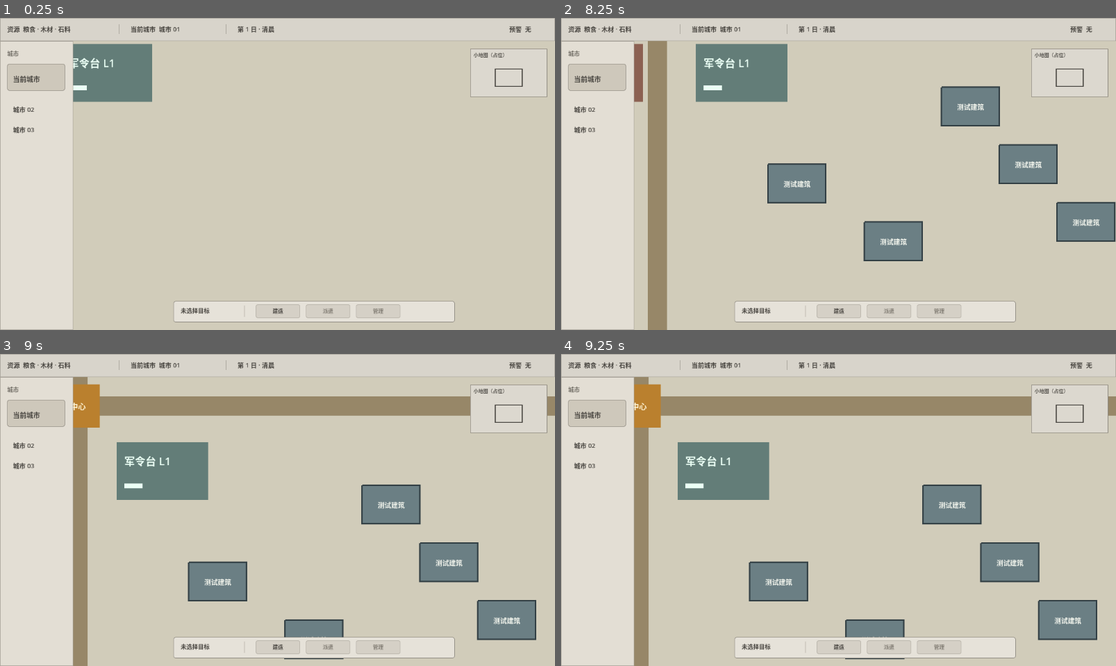
Above: before the commit, frames 1-4 (two rows, left to right).
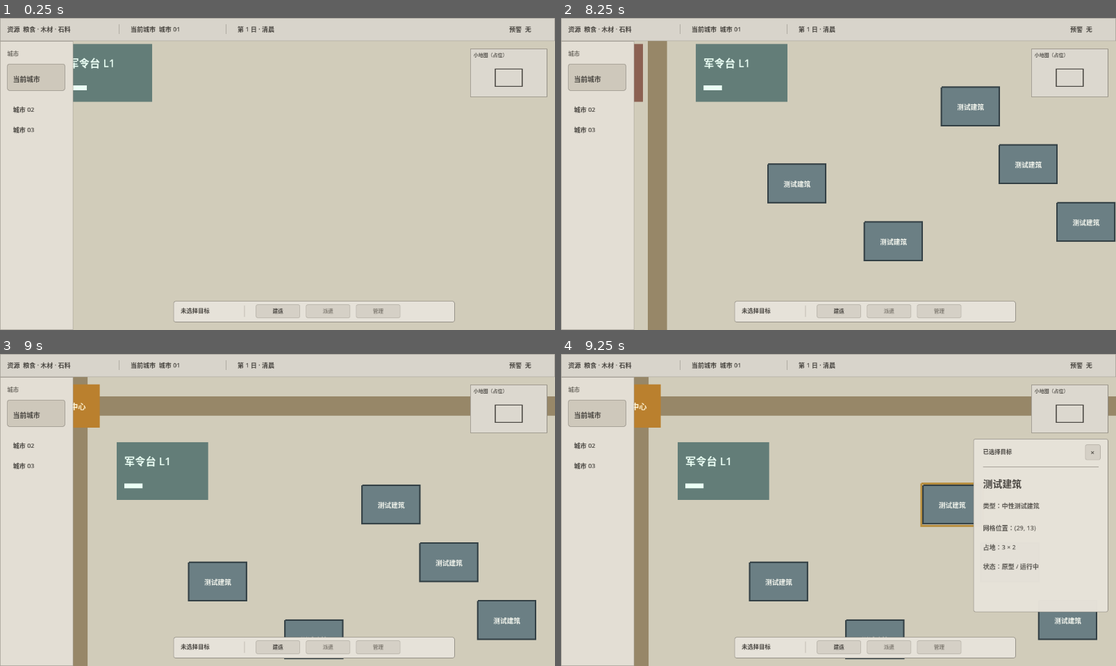
Above: after the commit, the same moments.

Repository: dodabojcuk-sys/Peace-Under-Heaven
Game: Godot game, scene res://scenes/blank_map.tscn
Two runs of this game, one before a commit and one after it. Both use one fixed random seed, a clock stepped at 60 frames per second and the inputs below.
Inputs (mouse positions are in pixels of both pictures, inside the frame that each line leads up to):
- Up to frame 1 (0.25 s): no input
- Up to frame 2 (8.25 s): click "建造" at 0.5 s; click "建造" at 1.25 s; click "建造" at 2 s; tap Enter at 2.75, 4.25, 5.75 s; move the mouse to (960, 158) at 2.77 s; click (960, 158) at 2.92 s; tap Space at 3.5, 5, 7.25 s; drag from (727, 189) to (810, 236) at 3.52 s; move the mouse to (894, 105) at 4.27 s; click (894, 105) at 4.42 s; drag from (810, 236) to (672, 127) at 5.02 s; move the mouse to (1005, 220) at 5.77 s; click (1005, 220) at 5.92 s; tap Escape at 6.4 s; drag from (672, 127) to (755, 96) at 6.52 s; move the mouse to (866, 174) at 7.27 s; click (866, 174) at 7.42 s; drag from (755, 96) to (727, 189) at 8.02 s
- Up to frame 3 (9 s): move the mouse to (399, 494) at 8.77 s; click (399, 494) at 8.92 s
- Up to frame 4 (9.25 s): no input

Frames 1-3 are identical in both runs. In frame 4, 13% of the frame differs, in the area x 64-99%, y 27-83%.

Commit message:
feat: add building selection detail panel prototype

Diff:
--- a/scenes/blank_map.tscn
+++ b/scenes/blank_map.tscn
@@ -1,7 +1,8 @@
-[gd_scene load_steps=10 format=3 uid="uid://blankmap00"]
+[gd_scene load_steps=12 format=3 uid="uid://blankmap00"]
 
 [ext_resource type="Script" path="res://scripts/map_pan_controller.gd" id="1_map_pan"]
 [ext_resource type="Script" path="res://scripts/construction_controller.gd" id="2_construction"]
+[ext_resource type="Script" path="res://scripts/building_selection_controller.gd" id="3_selection"]
 
 [sub_resource type="StyleBoxFlat" id="StyleBoxFlat_top_bar"]
 bg_color = Color(0.847059, 0.831373, 0.796078, 1)
@@ -71,6 +72,18 @@
 corner_radius_bottom_right = 3
 corner_radius_bottom_left = 3
 
+[sub_resource type="StyleBoxFlat" id="StyleBoxFlat_detail_panel"]
+bg_color = Color(0.901961, 0.886275, 0.85098, 0.98)
+border_width_left = 1
+border_width_top = 1
+border_width_right = 1
+border_width_bottom = 1
+border_color = Color(0.552941, 0.533333, 0.498039, 1)
+corner_radius_top_left = 4
+corner_radius_top_right = 4
+corner_radius_bottom_right = 4
+corner_radius_bottom_left = 4
+
 [node name="BlankMapRoot" type="Node2D"]
 script = ExtResource("1_map_pan")
 
@@ -82,6 +95,9 @@
 
 [node name="ConstructionController" type="Node" parent="."]
 script = ExtResource("2_construction")
+
+[node name="BuildingSelectionController" type="Node" parent="."]
+script = ExtResource("3_selection")
 
 [node name="MapBoard" type="ColorRect" parent="MapWorld"]
 layout_mode = 0
@@ -379,8 +395,15 @@
 
 [node name="PlacedBuildings" type="Node2D" parent="MapWorld/ConstructionLayer"]
 
+[node name="SelectionOutline" type="Line2D" parent="MapWorld/ConstructionLayer"]
+visible = false
+z_index = 1
+width = 4.0
+default_color = Color(0.72, 0.56, 0.25, 1)
+
 [node name="ConstructionPreview" type="Node2D" parent="MapWorld/ConstructionLayer"]
 visible = false
+z_index = 2
 
 [node name="Body" type="Polygon2D" parent="MapWorld/ConstructionLayer/ConstructionPreview"]
 polygon = PackedVector2Array(0, 0, 120, 0, 120, 80, 0, 80)
@@ -572,6 +595,110 @@
 mouse_filter = 2
 theme_override_styles/panel = SubResource("StyleBoxFlat_minimap_viewport")
 
+[node name="BuildingDetailPanel" type="Panel" parent="UI/Shell"]
+visible = false
+layout_mode = 1
+anchors_preset = 1
+anchor_left = 1.0
+anchor_right = 1.0
+offset_left = -296.0
+offset_top = 176.0
+offset_right = -16.0
+offset_bottom = 536.0
+grow_horizontal = 0
+mouse_filter = 0
+theme_override_styles/panel = SubResource("StyleBoxFlat_detail_panel")
+
+[node name="PanelTitle" type="Label" parent="UI/Shell/BuildingDetailPanel"]
+layout_mode = 0
+offset_left = 20.0
+offset_top = 18.0
+offset_right = 190.0
+offset_bottom = 41.0
+mouse_filter = 2
+theme_override_colors/font_color = Color(0.286275, 0.27451, 0.254902, 1)
+theme_override_font_sizes/font_size = 12
+text = "已选择目标"
+
+[node name="CloseButton" type="Button" parent="UI/Shell/BuildingDetailPanel"]
+layout_mode = 0
+offset_left = 232.0
+offset_top = 12.0
+offset_right = 264.0
+offset_bottom = 44.0
+focus_mode = 0
+mouse_default_cursor_shape = 2
+theme_override_colors/font_color = Color(0.286275, 0.27451, 0.254902, 1)
+theme_override_font_sizes/font_size = 15
+theme_override_styles/normal = SubResource("StyleBoxFlat_disabled_action")
+theme_override_styles/hover = SubResource("StyleBoxFlat_current_city")
+theme_override_styles/pressed = SubResource("StyleBoxFlat_current_city")
+text = "×"
+
+[node name="Divider" type="ColorRect" parent="UI/Shell/BuildingDetailPanel"]
+layout_mode = 0
+offset_left = 20.0
+offset_top = 58.0
+offset_right = 260.0
+offset_bottom = 59.0
+mouse_filter = 2
+color = Color(0.65098, 0.631373, 0.596078, 1)
+
+[node name="TargetName" type="Label" parent="UI/Shell/BuildingDetailPanel"]
+layout_mode = 0
+offset_left = 20.0
+offset_top = 78.0
+offset_right = 250.0
+offset_bottom = 108.0
+mouse_filter = 2
+theme_override_colors/font_color = Color(0.286275, 0.27451, 0.254902, 1)
+theme_override_font_sizes/font_size = 20
+text = "测试建筑"
+
+[node name="TargetType" type="Label" parent="UI/Shell/BuildingDetailPanel"]
+layout_mode = 0
+offset_left = 20.0
+offset_top = 128.0
+offset_right = 250.0
+offset_bottom = 150.0
+mouse_filter = 2
+theme_override_colors/font_color = Color(0.364706, 0.352941, 0.329412, 1)
+theme_override_font_sizes/font_size = 13
+text = "类型：中性测试建筑"
+
+[node name="GridPosition" type="Label" parent="UI/Shell/BuildingDetailPanel"]
+layout_mode = 0
+offset_left = 20.0
+offset_top = 174.0
+offset_right = 250.0
+offset_bottom = 196.0
+mouse_filter = 2
+theme_override_colors/font_color = Color(0.364706, 0.352941, 0.329412, 1)
+theme_override_font_sizes/font_size = 13
+text = "网格位置：(0, 0)"
+
+[node name="Footprint" type="Label" parent="UI/Shell/BuildingDetailPanel"]
+layout_mode = 0
+offset_left = 20.0
+offset_top = 214.0
+offset_right = 250.0
+offset_bottom = 236.0
+mouse_filter = 2
+theme_override_colors/font_color = Color(0.364706, 0.352941, 0.329412, 1)
+theme_override_font_sizes/font_size = 13
+text = "占地：3 × 2"
+
+[node name="PrototypeStatus" type="Label" parent="UI/Shell/BuildingDetailPanel"]
+layout_mode = 0
+offset_left = 20.0
+offset_top = 254.0
+offset_right = 250.0
+offset_bottom = 276.0
+mouse_filter = 2
+theme_override_colors/font_color = Color(0.364706, 0.352941, 0.329412, 1)
+theme_override_font_sizes/font_size = 13
+text = "状态：原型 / 运行中"
+
 [node name="ContextBar" type="Panel" parent="UI/Shell"]
 layout_mode = 0
 offset_left = 360.0
--- /dev/null
+++ b/scripts/building_selection_controller.gd
@@ -0,0 +1,152 @@
+extends Node
+
+
+const SELECTION_OUTLINE_MARGIN := 4.0
+
+@onready var map_world: Node2D = $"../MapWorld"
+@onready var placed_buildings: Node2D = $"../MapWorld/ConstructionLayer/PlacedBuildings"
+@onready var selection_outline: Line2D = $"../MapWorld/ConstructionLayer/SelectionOutline"
+@onready var detail_panel: Panel = $"../UI/Shell/BuildingDetailPanel"
+@onready var target_name: Label = $"../UI/Shell/BuildingDetailPanel/TargetName"
+@onready var target_type: Label = $"../UI/Shell/BuildingDetailPanel/TargetType"
+@onready var grid_position: Label = $"../UI/Shell/BuildingDetailPanel/GridPosition"
+@onready var footprint: Label = $"../UI/Shell/BuildingDetailPanel/Footprint"
+@onready var prototype_status: Label = $"../UI/Shell/BuildingDetailPanel/PrototypeStatus"
+@onready var close_button: Button = $"../UI/Shell/BuildingDetailPanel/CloseButton"
+@onready var top_status_bar: Control = $"../UI/Shell/TopStatusBar"
+@onready var city_bar: Control = $"../UI/Shell/CityBar"
+@onready var minimap_placeholder: Control = $"../UI/Shell/MinimapPlaceholder"
+@onready var context_bar: Control = $"../UI/Shell/ContextBar"
+
+var selected_building: Node2D = null
+
+
+func _ready() -> void:
+	close_button.pressed.connect(clear_selection)
+	clear_selection()
+
+
+func handle_map_click(screen_position: Vector2) -> void:
+	if is_screen_point_blocked(screen_position):
+		return
+
+	var building := get_building_at_screen_position(screen_position)
+	if building == null:
+		clear_selection()
+	else:
+		select_building(building)
+
+
+func select_building(building: Node2D) -> void:
+	if not is_instance_valid(building) or not building.is_inside_tree():
+		clear_selection()
+		return
+
+	if selected_building != building:
+		_disconnect_selected_building()
+	selected_building = building
+	if not selected_building.tree_exited.is_connected(_on_selected_building_tree_exited):
+		selected_building.tree_exited.connect(_on_selected_building_tree_exited)
+	_refresh_selection_outline()
+	_refresh_detail_panel()
+
+
+func clear_selection() -> void:
+	_disconnect_selected_building()
+	selected_building = null
+	selection_outline.visible = false
+	detail_panel.visible = false
+
+
+func has_selection() -> bool:
+	return is_instance_valid(selected_building)
+
+
+func get_building_at_screen_position(screen_position: Vector2) -> Node2D:
+	var map_local_position := (
+		map_world.get_global_transform_with_canvas().affine_inverse()
+		* screen_position
+	)
+	var map_global_position := map_world.to_global(map_local_position)
+
+	for index in range(placed_buildings.get_child_count() - 1, -1, -1):
+		var building := placed_buildings.get_child(index) as Node2D
+		if building == null or not building.has_meta("selection_bounds"):
+			continue
+
+		var selection_bounds: Rect2 = building.get_meta("selection_bounds")
+		var building_local_position := building.to_local(map_global_position)
+		if selection_bounds.has_point(building_local_position):
+			return building
+
+	return null
+
+
+func is_detail_panel_point(screen_position: Vector2) -> bool:
+	return (
+		detail_panel.is_visible_in_tree()
+		and detail_panel.get_global_rect().has_point(screen_position)
+	)
+
+
+func is_screen_point_blocked(screen_position: Vector2) -> bool:
+	for ui_control in _get_ui_occlusion_controls():
+		if (
+			ui_control.is_visible_in_tree()
+			and ui_control.get_global_rect().has_point(screen_position)
+		):
+			return true
+	return false
+
+
+func _refresh_selection_outline() -> void:
+	var selection_bounds: Rect2 = selected_building.get_meta("selection_bounds")
+	var expanded_bounds := selection_bounds.grow(SELECTION_OUTLINE_MARGIN)
+	selection_outline.points = PackedVector2Array([
+		expanded_bounds.position,
+		Vector2(expanded_bounds.end.x, expanded_bounds.position.y),
+		expanded_bounds.end,
+		Vector2(expanded_bounds.position.x, expanded_bounds.end.y),
+		expanded_bounds.position,
+	])
+	selection_outline.global_transform = selected_building.global_transform
+	selection_outline.visible = true
+
+
+func _refresh_detail_panel() -> void:
+	var origin_cell: Vector2i = selected_building.get_meta("origin_cell")
+	var footprint_cells: Vector2i = selected_building.get_meta("footprint_cells")
+	target_name.text = str(selected_building.get_meta("display_name", "测试建筑"))
+	target_type.text = "类型：%s" % str(
+		selected_building.get_meta("building_type", "中性测试建筑")
+	)
+	grid_position.text = "网格位置：(%d, %d)" % [origin_cell.x, origin_cell.y]
+	footprint.text = "占地：%d × %d" % [footprint_cells.x, footprint_cells.y]
+	prototype_status.text = "状态：%s" % str(
+		selected_building.get_meta("prototype_status", "原型 / 运行中")
+	)
+	detail_panel.visible = true
+
+
+func _get_ui_occlusion_controls() -> Array[Control]:
+	return [
+		top_status_bar,
+		city_bar,
+		minimap_placeholder,
+		context_bar,
+		detail_panel,
+	]
+
+
+func _disconnect_selected_building() -> void:
+	if (
+		is_instance_valid(selected_building)
+		and selected_building.tree_exited.is_connected(_on_selected_building_tree_exited)
+	):
+		selected_building.tree_exited.disconnect(_on_selected_building_tree_exited)
+
+
+func _on_selected_building_tree_exited() -> void:
+	selected_building = null
+	selection_outline.visible = false
+	detail_panel.visible = false
--- a/scripts/construction_controller.gd
+++ b/scripts/construction_controller.gd
@@ -43,6 +43,7 @@
 @onready var city_bar: Control = $"../UI/Shell/CityBar"
 @onready var minimap_placeholder: Control = $"../UI/Shell/MinimapPlaceholder"
 @onready var context_bar: Control = $"../UI/Shell/ContextBar"
+@onready var building_detail_panel: Control = $"../UI/Shell/BuildingDetailPanel"
 
 var state := ConstructionState.IDLE
 var preview_origin_cell := Vector2i.ZERO
@@ -226,6 +227,7 @@
 		city_bar,
 		minimap_placeholder,
 		context_bar,
+		building_detail_panel,
 	]
 
 
@@ -245,8 +247,13 @@
 	var building := Node2D.new()
 	building.name = "TestBuilding%03d" % placement_id
 	building.position = cell_to_map_local(origin_cell)
+	building.set_meta("placement_id", placement_id)
 	building.set_meta("origin_cell", origin_cell)
 	building.set_meta("footprint_cells", TEST_BUILDING_FOOTPRINT)
+	building.set_meta("selection_bounds", Rect2(Vector2.ZERO, TEST_BUILDING_WORLD_SIZE))
+	building.set_meta("display_name", "测试建筑")
+	building.set_meta("building_type", "中性测试建筑")
+	building.set_meta("prototype_status", "原型 / 运行中")
 
 	var body := Polygon2D.new()
 	body.name = "Body"
--- a/scripts/map_pan_controller.gd
+++ b/scripts/map_pan_controller.gd
@@ -9,6 +9,7 @@
 @onready var camera: Camera2D = $Camera2D
 @onready var map_board: Control = $MapWorld/MapBoard
 @onready var construction_controller: Node = $ConstructionController
+@onready var building_selection_controller: Node = $BuildingSelectionController
 
 var active_drag_button: int = -1
 var last_pointer_screen := Vector2.ZERO
@@ -27,7 +28,18 @@
 		_handle_construction_input(event)
 		return
 
+	if event is InputEventKey:
+		if event.pressed and not event.echo and event.keycode == KEY_ESCAPE:
+			building_selection_controller.clear_selection()
+			get_viewport().set_input_as_handled()
+		return
+
 	if event is InputEventMouseButton:
+		if (
+			event.pressed
+			and building_selection_controller.is_detail_panel_point(event.position)
+		):
+			return
 		if event.button_index == MOUSE_BUTTON_WHEEL_UP or event.button_index == MOUSE_BUTTON_WHEEL_DOWN:
 			_handle_zoom(event)
 		else:
@@ -79,7 +91,14 @@
 		pending_drag_delta = Vector2.ZERO
 		is_dragging = false
 	elif event.button_index == active_drag_button:
+		var is_map_click := (
+			event.button_index == MOUSE_BUTTON_LEFT
+			and not is_dragging
+			and pending_drag_delta.length() < DRAG_THRESHOLD
+		)
 		_stop_drag()
+		if is_map_click:
+			building_selection_controller.handle_map_click(event.position)
 
 
 func _handle_drag_motion(event: InputEventMouseMotion) -> void:
@@ -133,6 +152,7 @@
 
 func _on_construction_placing_started() -> void:
 	_stop_drag()
+	building_selection_controller.clear_selection()
 
 
 func _clamp_camera() -> void:
--- /dev/null
+++ b/tests/run_building_selection_smoke.gd
@@ -0,0 +1,302 @@
+extends SceneTree
+
+
+var failures: Array[String] = []
+
+
+func _initialize() -> void:
+	call_deferred("_run")
+
+
+func _run() -> void:
+	root.size = Vector2i(1152, 648)
+	var packed_scene := load("res://scenes/blank_map.tscn") as PackedScene
+	_check(packed_scene != null, "主场景可以加载")
+	if packed_scene == null:
+		_finish()
+		return
+
+	var scene := packed_scene.instantiate()
+	root.add_child(scene)
+	await process_frame
+	await process_frame
+
+	var construction: Node = scene.get_node("ConstructionController")
+	var selection: Node = scene.get_node("BuildingSelectionController")
+	var camera: Camera2D = scene.get_node("Camera2D")
+	var placed_buildings: Node2D = scene.get_node(
+		"MapWorld/ConstructionLayer/PlacedBuildings"
+	)
+	var selection_outline: Line2D = scene.get_node(
+		"MapWorld/ConstructionLayer/SelectionOutline"
+	)
+	var construction_preview: Node2D = scene.get_node(
+		"MapWorld/ConstructionLayer/ConstructionPreview"
+	)
+	var detail_panel: Panel = scene.get_node("UI/Shell/BuildingDetailPanel")
+	var close_button: Button = detail_panel.get_node("CloseButton")
+	var minimap: Control = scene.get_node("UI/Shell/MinimapPlaceholder")
+	var context_bar: Control = scene.get_node("UI/Shell/ContextBar")
+
+	_check(scene.find_children("MapWorld", "Node2D", true, false).size() == 1,
+		"场景只有一套 MapWorld")
+	_check(scene.find_children("Camera2D", "Camera2D", true, false).size() == 1,
+		"场景只有一套 Camera2D")
+	_check(scene.find_children("BuildingSelectionController", "Node", true, false).size() == 1,
+		"场景只有一个 BuildingSelectionController")
+	_check(not selection.has_selection(), "初始没有建筑选择")
+	_check(not detail_panel.visible, "详情面板初始隐藏")
+	_check(not selection_outline.visible, "选择描边初始隐藏")
+
+	var panel_rect := detail_panel.get_global_rect()
+	_check(panel_rect.position.is_equal_approx(Vector2(856.0, 176.0)),
+		"详情面板参考位置为 (856, 176)")
+	_check(panel_rect.size.is_equal_approx(Vector2(280.0, 360.0)),
+		"详情面板尺寸为 280 x 360")
+	_check(not panel_rect.intersects(minimap.get_global_rect()),
+		"详情面板不与小地图重叠")
+	_check(not panel_rect.intersects(context_bar.get_global_rect()),
+		"详情面板不与底部操作栏重叠")
+
+	construction._create_placed_building(101, Vector2i(25, 15))
+	construction._create_placed_building(102, Vector2i(30, 18))
+	_check(placed_buildings.get_child_count() == 2, "测试创建两栋已放置建筑")
+	var first_building := placed_buildings.get_child(0) as Node2D
+	var second_building := placed_buildings.get_child(1) as Node2D
+	var first_body := first_building.get_node("Body") as Polygon2D
+	var original_body_color := first_body.color
+
+	var first_center := _building_screen_center(construction, first_building)
+	_click_via_root(scene, first_center)
+	_check(selection.selected_building == first_building, "小于 8 px 的左键单击选中建筑")
+	_check(detail_panel.visible, "选中建筑后显示详情面板")
+	_check(selection_outline.visible, "选中建筑后显示琥珀色描边")
+	_check(selection_outline.global_position.is_equal_approx(first_building.global_position),
+		"选择描边与选中建筑世界位置对齐")
+	_check(selection_outline.points.size() == 5, "选择描边为闭合矩形")
+	_check(selection_outline.default_color == Color(0.72, 0.56, 0.25, 1),
+		"选择描边使用独立低饱和琥珀色")
+	_check(first_body.color == original_body_color, "选择不修改建筑主体颜色")
+	_check(detail_panel.get_node("TargetName").text == "测试建筑",
+		"面板显示测试建筑名称")
+	_check(detail_panel.get_node("TargetType").text == "类型：中性测试建筑",
+		"面板显示中性测试建筑类型")
+	_check(detail_panel.get_node("GridPosition").text == "网格位置：(25, 15)",
+		"面板显示正确网格位置")
+	_check(detail_panel.get_node("Footprint").text == "占地：3 × 2",
+		"面板显示 3 x 2 占地")
+	_check(detail_panel.get_node("PrototypeStatus").text == "状态：原型 / 运行中",
+		"面板显示原型运行状态")
+
+	var second_center := _building_screen_center(construction, second_building)
+	_click_via_root(scene, second_center)
+	_check(selection.selected_building == second_building, "单击另一建筑切换选择")
+	_check(detail_panel.get_node("GridPosition").text == "网格位置：(30, 18)",
+		"切换选择后面板字段刷新")
+
+	_click_via_root(scene, Vector2(700.0, 520.0))
+	_check(not selection.has_selection(), "空白单击取消选择")
+	_check(not detail_panel.visible and not selection_outline.visible,
+		"空白取消同时隐藏面板和描边")
+
+	first_center = _building_screen_center(construction, first_building)
+	_click_via_root(scene, first_center)
+	var escape_event := InputEventKey.new()
+	escape_event.keycode = KEY_ESCAPE
+	escape_event.pressed = true
+	scene._input(escape_event)
+	_check(not selection.has_selection(), "idle Esc 取消选择")
+
+	_click_via_root(scene, first_center)
+	close_button.emit_signal("pressed")
+	_check(not selection.has_selection(), "显式关闭按钮取消选择")
+
+	_click_via_root(scene, first_center)
+	selection.handle_map_click(Vector2(20.0, 20.0))
+	_check(selection.selected_building == first_building,
+		"常驻 UI 区域单击不穿透且不取消选择")
+
+	var camera_before_drag := camera.position
+	_drag_via_root(scene, first_center, first_center + Vector2(12.0, 0.0))
+	_check(not camera.position.is_equal_approx(camera_before_drag),
+		"达到 8 px 后仍执行原左键 Camera2D 拖动")
+	_check(selection.selected_building == first_building,
+		"超过阈值的拖动不切换或取消选择")
+	_check(scene.active_drag_button == -1, "拖动释放后立即停止")
+
+	var zoom_before := camera.zoom.x
+	var wheel_on_map := _wheel_event(MOUSE_BUTTON_WHEEL_UP, Vector2(700.0, 450.0))
+	scene._input(wheel_on_map)
+	_check(camera.zoom.x > zoom_before, "地图区域滚轮缩放仍有效")
+	_check(selection.selected_building == first_building, "缩放保留当前选择")
+
+	for zoom_value in [0.6, 1.0, 1.6]:
+		camera.zoom = Vector2.ONE * zoom_value
+		camera.position = Vector2(1100.0, 700.0)
+		await process_frame
+		first_center = _building_screen_center(construction, first_building)
+		_check(selection.get_building_at_screen_position(first_center) == first_building,
+			"zoom %.1f 下命中真实世界建筑" % zoom_value)
+
+	camera.zoom = Vector2.ONE
+	camera.position = Vector2(980.0, 620.0)
+	await process_frame
+	first_center = _building_screen_center(construction, first_building)
+	_check(selection.get_building_at_screen_position(first_center) == first_building,
+		"相机位移后仍命中正确世界建筑")
+	selection.select_building(first_building)
+
+	var panel_center := detail_panel.get_global_rect().get_center()
+	var camera_before_panel_input := camera.position
+	var zoom_before_panel_input := camera.zoom.x
+	_click_via_root(scene, panel_center)
+	_drag_button_via_root(
+		scene,
+		MOUSE_BUTTON_MIDDLE,
+		panel_center,
+		panel_center + Vector2(30.0, 0.0)
+	)
+	_drag_button_via_root(
+		scene,
+		MOUSE_BUTTON_RIGHT,
+		panel_center,
+		panel_center + Vector2(30.0, 0.0)
+	)
+	scene._input(_wheel_event(MOUSE_BUTTON_WHEEL_UP, panel_center))
+	_check(camera.position.is_equal_approx(camera_before_panel_input),
+		"面板区域左中右键不移动地图")
+	_check(is_equal_approx(camera.zoom.x, zoom_before_panel_input),
+		"面板区域滚轮不缩放地图")
+	_check(selection.selected_building == first_building,
+		"面板空白单击不取消选择")
+
+	camera.zoom = Vector2.ONE
+	camera.position = Vector2(1100.0, 700.0)
+	await process_frame
+	selection.select_building(first_building)
+	panel_center = detail_panel.get_global_rect().get_center()
+	var panel_map_position: Vector2 = construction.screen_to_map_local(panel_center)
+	var panel_origin: Vector2i = construction.map_position_to_origin_cell(panel_map_position)
+	var blocked_validation: Dictionary = construction.evaluate_origin_cell(panel_origin)
+	_check(not blocked_validation.valid and blocked_validation.reason == "被界面遮挡",
+		"可见详情面板动态参与建造 UI 遮挡")
+	selection.clear_selection()
+	var restored_validation: Dictionary = construction.evaluate_origin_cell(panel_origin)
+	_check(restored_validation.valid, "面板隐藏后同一区域恢复建造有效性")
+	_check(not construction.occupied_cells.has(panel_origin),
+		"详情面板遮挡不写入 occupied_cells")
+
+	var camera_before_restored_wheel := camera.position
+	var restored_zoom_before := camera.zoom.x
+	scene._input(_wheel_event(MOUSE_BUTTON_WHEEL_UP, panel_center))
+	_check(camera.zoom.x > restored_zoom_before, "面板隐藏后原区域恢复滚轮缩放")
+	_check(not camera.position.is_equal_approx(camera_before_restored_wheel),
+		"恢复的滚轮缩放仍以鼠标位置为中心")
+
+	camera.zoom = Vector2.ONE
+	camera.position = Vector2(1100.0, 700.0)
+	await process_frame
+	first_center = _building_screen_center(construction, first_building)
+	_click_via_root(scene, first_center)
+	_check(selection.has_selection(), "进入建造前存在选中建筑")
+	construction.begin_placing(Vector2(700.0, 500.0))
+	_check(construction.is_placing(), "进入 placing 状态")
+	_check(not selection.has_selection(), "进入 placing 清除当前选择")
+	_check(not detail_panel.visible and not selection_outline.visible,
+		"进入 placing 隐藏面板和描边")
+	var placement_count_before: int = construction.placements.size()
+	var placing_left := InputEventMouseButton.new()
+	placing_left.button_index = MOUSE_BUTTON_LEFT
+	placing_left.pressed = true
+	placing_left.position = Vector2(700.0, 500.0)
+	scene._input(placing_left)
+	_check(construction.placements.size() == placement_count_before + 1,
+		"placing 左键仍只确认有效建造")
+	_check(not selection.has_selection(), "placing 左键不会同时选择建筑")
+	construction.cancel_placing()
+	_check(not construction_preview.visible, "退出 placing 后建造预览隐藏")
+
+	selection.select_building(second_building)
+	second_building.queue_free()
+	await process_frame
+	_check(not selection.has_selection(), "选中建筑移出场景时安全清除引用")
+	_check(not detail_panel.visible and not selection_outline.visible,
+		"选中建筑移除后隐藏面板和描边")
+
+	scene.queue_free()
+	await process_frame
+	_finish()
+
+
+func _building_screen_center(construction: Node, building: Node2D) -> Vector2:
+	var selection_bounds: Rect2 = building.get_meta("selection_bounds")
+	var map_local_center := building.position + selection_bounds.get_center()
+	return construction.map_local_to_screen(map_local_center)
+
+
+func _click_via_root(scene: Node, screen_position: Vector2) -> void:
+	var press := InputEventMouseButton.new()
+	press.button_index = MOUSE_BUTTON_LEFT
+	press.pressed = true
+	press.position = screen_position
+	scene._input(press)
+
+	var release := InputEventMouseButton.new()
+	release.button_index = MOUSE_BUTTON_LEFT
+	release.pressed = false
+	release.position = screen_position
+	scene._input(release)
+
+
+func _drag_via_root(scene: Node, start: Vector2, finish: Vector2) -> void:
+	_drag_button_via_root(scene, MOUSE_BUTTON_LEFT, start, finish)
+
+
+func _drag_button_via_root(
+	scene: Node,
+	button_index: MouseButton,
+	start: Vector2,
+	finish: Vector2
+) -> void:
+	var press := InputEventMouseButton.new()
+	press.button_index = button_index
+	press.pressed = true
+	press.position = start
+	scene._input(press)
+
+	var motion := InputEventMouseMotion.new()
+	motion.position = finish
+	scene._input(motion)
+
+	var release := InputEventMouseButton.new()
+	release.button_index = button_index
+	release.pressed = false
+	release.position = finish
+	scene._input(release)
+
+
+func _wheel_event(button_index: MouseButton, position: Vector2) -> InputEventMouseButton:
+	var event := InputEventMouseButton.new()
+	event.button_index = button_index
+	event.pressed = true
+	event.position = position
+	return event
+
+
+func _check(condition: bool, description: String) -> void:
+	if condition:
+		print("PASS: %s" % description)
+	else:
+		failures.append(description)
+		push_error("FAIL: %s" % description)
+
+
+func _finish() -> void:
+	if failures.is_empty():
+		print("BUILDING_SELECTION_SMOKE PASS")
+		quit(0)
+	else:
+		print("BUILDING_SELECTION_SMOKE FAIL (%d)" % failures.size())
+		for failure in failures:
+			print(" - %s" % failure)
+		quit(1)
Not shown, added: scripts/building_selection_controller.gd.uid
Not shown, added: tests/run_building_selection_smoke.gd.uid
